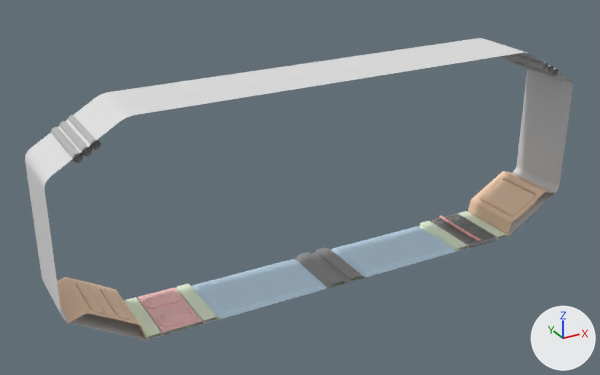
The FBX model Assets/Scenes/Mod_Assets/MOD_1a.fbx: old version first, new version second.
The view is the same before and after, from a 50 mm camera at (-5.59, -9.77, 6.04) aimed at (-0.42, -0.37, 1.34). The lights are fixed; the arrows at lower right show +X, +Y and +Z. Where no turn or scale is listed for an object, it has been applied to the vertices. Vertices at the same position are counted once.

Names of what the first picture shows: 'MOD_1a'.
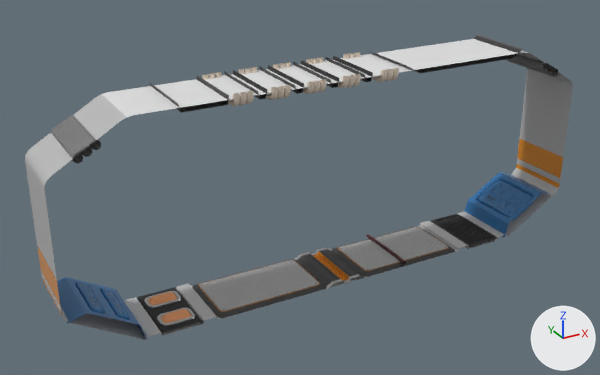
The newer file is also turned or shifted as a whole; pictures and numbers use the older file's frame.

Location of each change, (x1, y1, x2, y2) in pixels of the pictures (600 x 375 px; the box of a moved part takes in the faces that stretch with it):
'MOD_1a', reshaped: before (25, 38, 573, 340); after (25, 35, 573, 340)
part 1 of me_mesh, added: after (367, 234, 406, 264)
part 2 of me_mesh, moved or reshaped: before (448, 230, 492, 237); after (447, 230, 491, 237)
part 3 of me_mesh, moved or reshaped: before (439, 224, 481, 231); after (438, 224, 481, 231)
part 4 of me_mesh, moved or reshaped: before (443, 227, 487, 234); after (443, 227, 486, 234)
part 5 of me_mesh, moved or reshaped: before (442, 226, 484, 232); after (441, 226, 483, 232)
part 6 of me_mesh, moved or reshaped: before (451, 232, 496, 241); after (451, 232, 493, 238)
part 7 of me_mesh, moved or reshaped: before (447, 229, 489, 235); after (444, 228, 488, 235)
part 8 of me_mesh, moved or reshaped: before (437, 223, 479, 229); after (436, 223, 478, 229)
part 9 of me_mesh, rebuilt: before (481, 180, 536, 220); after (478, 180, 532, 220)
part 10 of me_mesh, moved or reshaped: before (60, 171, 555, 340); after (124, 172, 550, 336)
part 11 of me_mesh, built on: before (52, 38, 558, 156); after (98, 35, 523, 113)
part 12 of me_mesh, recoloured (grey to black): (51, 54, 559, 164) in both
part 13 of me_mesh, recoloured: (295, 214, 496, 288) in both
part 14 of me_mesh, recoloured: after (295, 249, 401, 289)
part 15 of me_mesh, recoloured: (25, 52, 573, 322) in both
part 16 of me_mesh, recoloured (beige to blue): (57, 277, 143, 335) in both
part 17 of me_mesh, recoloured: (124, 213, 507, 340) in both
part 18 of me_mesh, recoloured (brown to grey): (138, 289, 202, 333) in both
part 19 of me_mesh, recoloured: (193, 227, 454, 318) in both

The change, as a list of edits to the scene's bpy script:
```text
Add mat_stingraypbs1:
    mat_stingraypbs1 = bpy.data.materials.new('StingrayPBS1')
    # uses the picture img_env_uv_sci_fi_environment_basecolor_png
    # uses the picture img_env_uv_sci_fi_environment_emissive_png
    # uses the picture img_env_uv_sci_fi_environment_metallic_png
    # uses the picture img_env_uv_sci_fi_environment_normal_png
    # uses the picture img_env_uv_sci_fi_environment_roughness_png
Change me_mesh:
    remove me_mesh.from_pydata(...)  # 3788 vertices, 3176 faces; spans x -4.0..4.0, y -1.0..0.0, z -0.03..3.0
    remove me_mesh.materials.append(mat_lambert7)  # pink #ffbcbc
    add me_mesh.from_pydata(...)  # 4139 vertices, 3437 faces; spans x -4.0..4.0, y -1.02..0.0, z -0.03..3.06
    me_mesh part 1: the loose piece of 40 vertices spanning x 2.4..2.46, y -1.0..0.0, z 0.04..0.09 is copied, and the copy is turned -180 degrees about the z axis through its middle, then moved by (-1.42, 0.0, 0.0), in mat_stingraypbs1; it spans x 0.98..1.04, y -1.0..0.0, z 0.04..0.09
    me_mesh part 2: the loose piece of 20 vertices spanning x 2.23..2.79, y -0.91..-0.35, z -0.03..0.03 is turned 180 degrees about the z axis through its middle, then moved by (-0.01, 0.01, 0.0), in mat_stingraypbs1
    me_mesh part 3: the loose piece of 20 vertices spanning x 2.23..2.79, y -0.66..-0.1, z -0.03..0.03 is turned 180 degrees about the z axis through its middle, then moved by (-0.01, 0.01, 0.0), in mat_stingraypbs1
    me_mesh part 4: the loose piece of 20 vertices spanning x 2.23..2.79, y -0.79..-0.22, z -0.03..0.03 is turned 180 degrees about the z axis through its middle, then moved by (-0.01, 0.01, 0.0), in mat_stingraypbs1
    me_mesh part 5: the loose piece of 20 vertices spanning x 2.23..2.79, y -0.73..-0.16, z -0.03..0.03 is turned 180 degrees about the z axis through its middle, then moved by (-0.01, 0.01, 0.0), in mat_stingraypbs1
    me_mesh part 6: the loose piece of 20 vertices spanning x 2.23..2.79, y -0.98..-0.41, z -0.03..0.03 is turned 180 degrees about the z axis through its middle, then moved by (-0.01, 0.01, 0.0), in mat_stingraypbs1
    me_mesh part 7: the loose piece of 20 vertices spanning x 2.23..2.79, y -0.85..-0.29, z -0.03..0.03 is turned 180 degrees about the z axis through its middle, then moved by (-0.01, 0.01, 0.0), in mat_stingraypbs1
    me_mesh part 8: the loose piece of 20 vertices spanning x 2.23..2.79, y -0.6..-0.04, z -0.03..0.03 is turned 180 degrees about the z axis through its middle, then moved by (-0.01, 0.01, 0.0), in mat_stingraypbs1
    me_mesh part 9: the loose piece of 180 vertices spanning x 3.17..3.67, y -0.91..-0.09, z 0.19..0.55 is rebuilt with 180 vertices and now spans x 3.1..3.6, y -0.91..-0.09, z 0.19..0.55, in mat_stingraypbs1
    me_mesh part 10: 465 vertices moved within x -2.8..2.8, y -1.0..0.0, z -0.03..0.07; 1163 vertices removed from x -3.63..3.72, y -1.0..0.0, z -0.03..0.62; 642 vertices added at x -2.77..3.85, y -1.0..0.0, z -0.03..0.62
    me_mesh part 11: 37 vertices removed from x -3.61..3.61, y -1.0..0.0, z 2.66..3.0; 889 vertices added at x -3.0..2.9, y -1.02..0.0, z 2.88..3.06
    me_mesh part 12: 38 faces spanning x -3.66..3.66, y -1.0..0.0, z 2.54..2.78 switch from mat_lambert1 (grey #bcbcbc) to mat_stingraypbs1
    me_mesh part 13: 321 faces spanning x -0.31..2.79, y -1.0..0.0, z -0.03..0.05 switch from mat_lambert2 (grey #939393) to mat_stingraypbs1
    me_mesh part 14: 2 faces spanning x -1.0..1.0, y -1.0..0.0, z 0.0 switch from mat_blinn1 (light grey #e1e1e1) to mat_lambert1 (grey #bcbcbc)
    me_mesh part 15: 52 faces spanning x -4.0..4.0, y -1.0..0.0, z 0.0..2.99 switch from mat_blinn1 (light grey #e1e1e1) to mat_stingraypbs1
    me_mesh part 16: 516 faces spanning x -3.94..-3.0, y -1.0..0.0, z 0.0..0.61 switch from mat_lambert4 (beige #ffdabb) to mat_stingraypbs1
    me_mesh part 17: 28 faces spanning x -3.0..2.98, y -1.0..0.0, z 0.0..0.05 switch from mat_lambert3 (white #f0ffe2) to mat_lambert1 (grey #bcbcbc)
    me_mesh part 18: 153 faces spanning x -2.77..-2.23, y -1.0..0.0, z 0.0..0.07 switch from mat_lambert6 (pink #ffcbcb) to mat_stingraypbs1
    me_mesh part 19: 100 faces spanning x -1.99..1.99, y -1.0..0.0, z 0.0..0.05 switch from mat_lambert5 (blue #cee9ff) to mat_stingraypbs1
```
